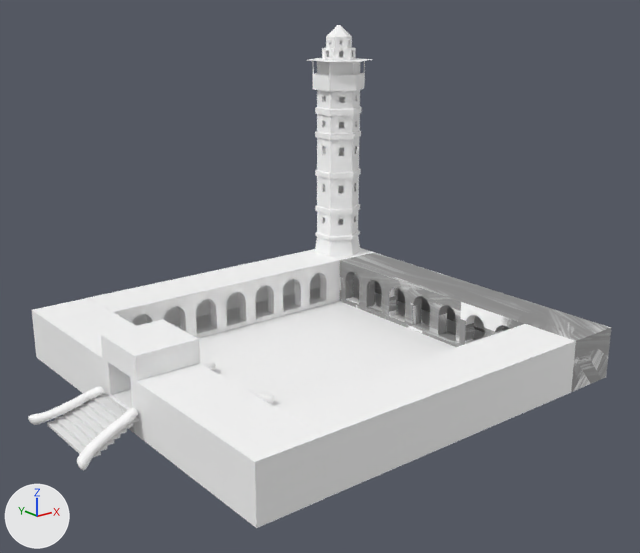
Before and after pictures for a commit that changed the Blender file Blender/omariPreSmoothing.blend.
Camera for both pictures: a camera (50 mm lens) standing at (-39.4, -50.4, 25.2) and looking at (-1.1, -2.5, 6.1). Arrows for +X, +Y and +Z are at lower left; the lights stay in place.
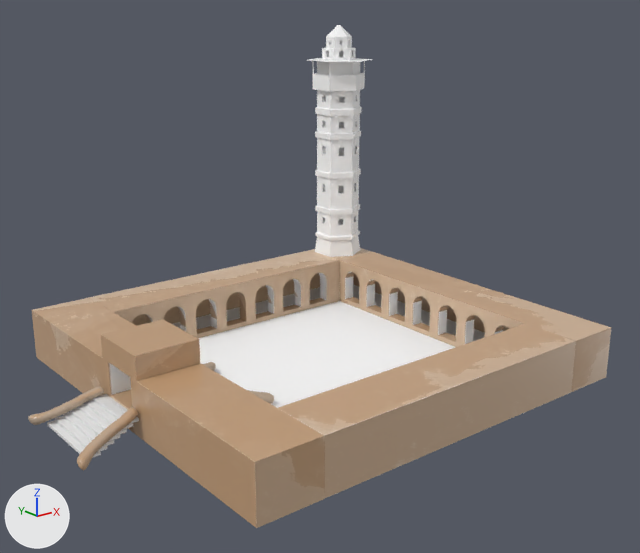
Where the change shows, as pixel boxes [x1, y1, x2, y2] in the pictures (640 x 553 px):
'Cube.015', surface changed (white to beige): [198, 301, 576, 498] in both
'aOmariNEwTest', surface changed (white to beige): [55, 312, 325, 528] in both
'Cube.013', surface changed (white to beige): [32, 248, 374, 374] in both
'Cube.014', surface changed (grey to beige): [340, 252, 611, 392] in both
'Cube.024', surface changed (white to beige): [77, 407, 138, 471] in both
'Cube.025', surface changed (white to beige): [28, 386, 104, 425] in both
'Cube.011', surface changed (white to beige): [247, 390, 274, 404] in both
'Cube.012', surface changed: [203, 362, 216, 371] in both

Patch to the scene script:
```diff
--- a/Blender/omariPreSmoothing.blend.py
+++ b/Blender/omariPreSmoothing.blend.py
@@ mat_entrencematerial @@
 n1 = _N.new('ShaderNodeBsdfPrincipled'); n1.name = 'Principled BSDF'
 n2 = _N.new('ShaderNodeTexImage'); n2.name = 'Image Texture'
-n2.image = img_material_002_color_png
+n2.image = img_entrencematerial_color_png
+n3 = _N.new('ShaderNodeTexImage'); n3.name = 'Image Texture.001'
+n3.image = img_entrencematerial_roughness_png
+n4 = _N.new('ShaderNodeTexImage'); n4.name = 'Image Texture.002'
+n4.image = img_entrencematerial_metallic_png
 _L.new(n1.outputs[0], n0.inputs[0])  # 'BSDF' to 'Surface'
 _L.new(n2.outputs[0], n1.inputs[0])  # 'Color' to 'Base Color'
+_L.new(n3.outputs[0], n1.inputs[2])  # 'Color' to 'Roughness'
+_L.new(n4.outputs[0], n1.inputs[1])  # 'Color' to 'Metallic'
@@ mat_railing @@
 n1 = _N.new('ShaderNodeBsdfPrincipled'); n1.name = 'Principled BSDF'
 n2 = _N.new('ShaderNodeTexImage'); n2.name = 'Image Texture'
-n2.image = img_material_002_color_png
+n2.image = img_railing_color_png
+n3 = _N.new('ShaderNodeTexImage'); n3.name = 'Image Texture.001'
+n3.image = img_railing_roughness_png
 _L.new(n1.outputs[0], n0.inputs[0])  # 'BSDF' to 'Surface'
 _L.new(n2.outputs[0], n1.inputs[0])  # 'Color' to 'Base Color'
+_L.new(n3.outputs[0], n1.inputs[2])  # 'Color' to 'Roughness'
@@ mat_leftwall @@
 n0 = _N.new('ShaderNodeBsdfPrincipled'); n0.name = 'Principled BSDF'
 n2 = _N.new('ShaderNodeTexImage'); n2.name = 'Image Texture'
-n2.image = img_material_002_color_png
+n2.image = img_leftwall_color_png
+n3 = _N.new('ShaderNodeTexImage'); n3.name = 'Image Texture.001'
+n3.image = img_leftwall_roughness_png
 _L.new(n0.outputs[0], n1.inputs[0])  # 'BSDF' to 'Surface'
 _L.new(n2.outputs[0], n0.inputs[0])  # 'Color' to 'Base Color'
+_L.new(n3.outputs[0], n0.inputs[2])  # 'Color' to 'Roughness'
@@ mat_backwall @@
 n1 = _N.new('ShaderNodeBsdfPrincipled'); n1.name = 'Principled BSDF'
 n2 = _N.new('ShaderNodeTexImage'); n2.name = 'Image Texture'
-n2.image = img_material_color_png_001
+n2.image = img_backwall_color_png
+n3 = _N.new('ShaderNodeTexImage'); n3.name = 'Image Texture.001'
+n3.image = img_backwall_roughness_png
 _L.new(n1.outputs[0], n0.inputs[0])  # 'BSDF' to 'Surface'
 _L.new(n2.outputs[0], n1.inputs[0])  # 'Color' to 'Base Color'
+_L.new(n3.outputs[0], n1.inputs[2])  # 'Color' to 'Roughness'
@@ mat_floor @@
 n0 = _N.new('ShaderNodeBsdfPrincipled'); n0.name = 'Principled BSDF'
 n2 = _N.new('ShaderNodeTexImage'); n2.name = 'Image Texture'
-n2.image = img_material_002_color_png
+n2.image = img_floor_color_png
+n3 = _N.new('ShaderNodeTexImage'); n3.name = 'Image Texture.001'
+n3.image = img_floor_roughness_png
 _L.new(n0.outputs[0], n1.inputs[0])  # 'BSDF' to 'Surface'
 _L.new(n2.outputs[0], n0.inputs[0])  # 'Color' to 'Base Color'
+_L.new(n3.outputs[0], n0.inputs[2])  # 'Color' to 'Roughness'
```
